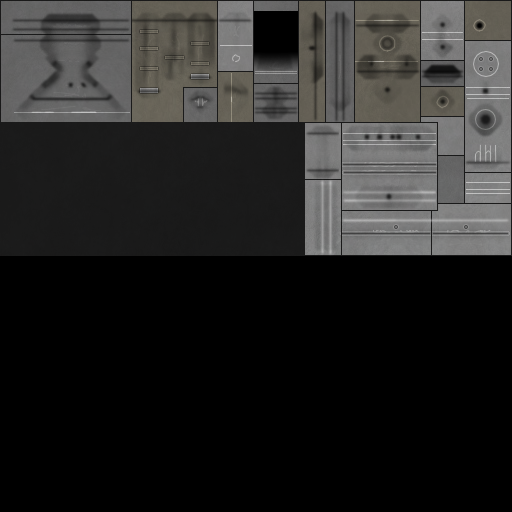
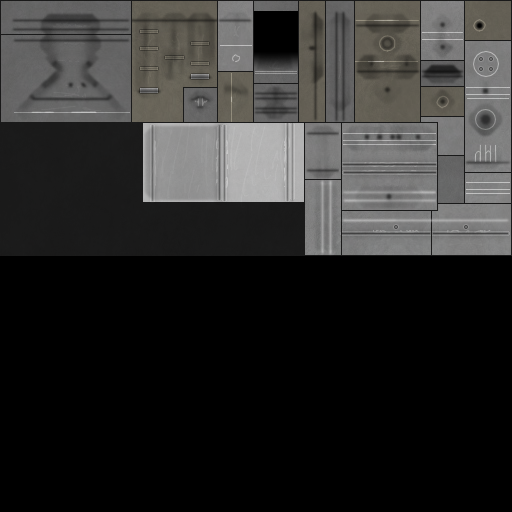
Layered file, before and after one edit (512x512). Changes by layer:
painted on "a" over [17,13,502,250]
painted on "b" (2nd of 4, in "b") over [152,123,293,201]
painted on "b higher" over [152,135,291,189]
painted on "b high" over [150,122,295,203]
painted on "g2" over [149,123,287,203]
painted on "gr1" over [143,123,298,203]
painted on "b" (3rd of 4) over [143,123,304,202]
